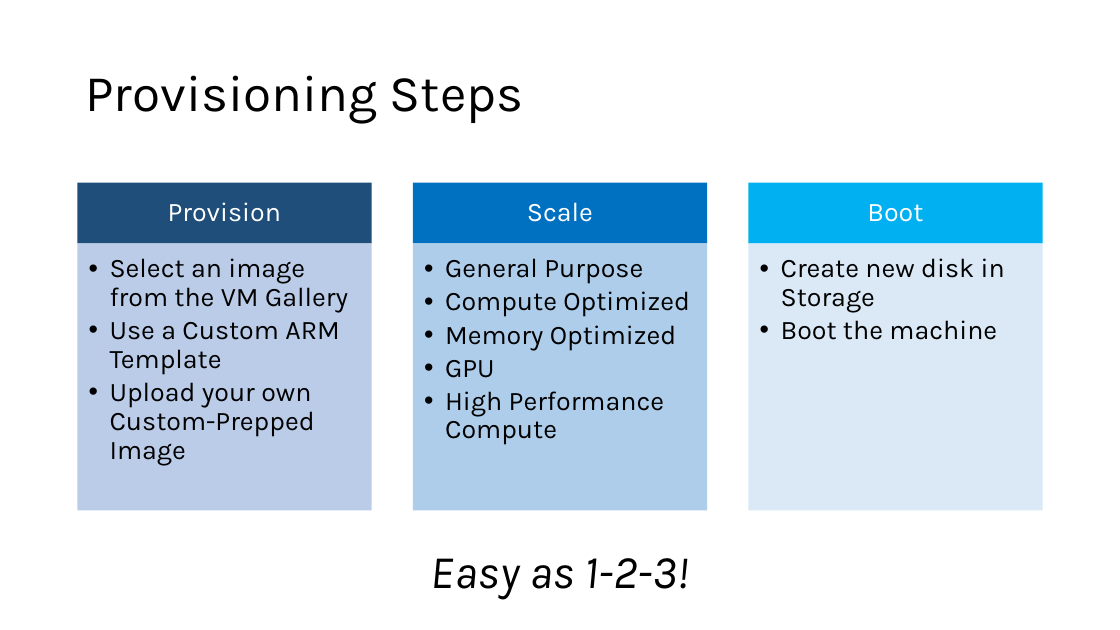
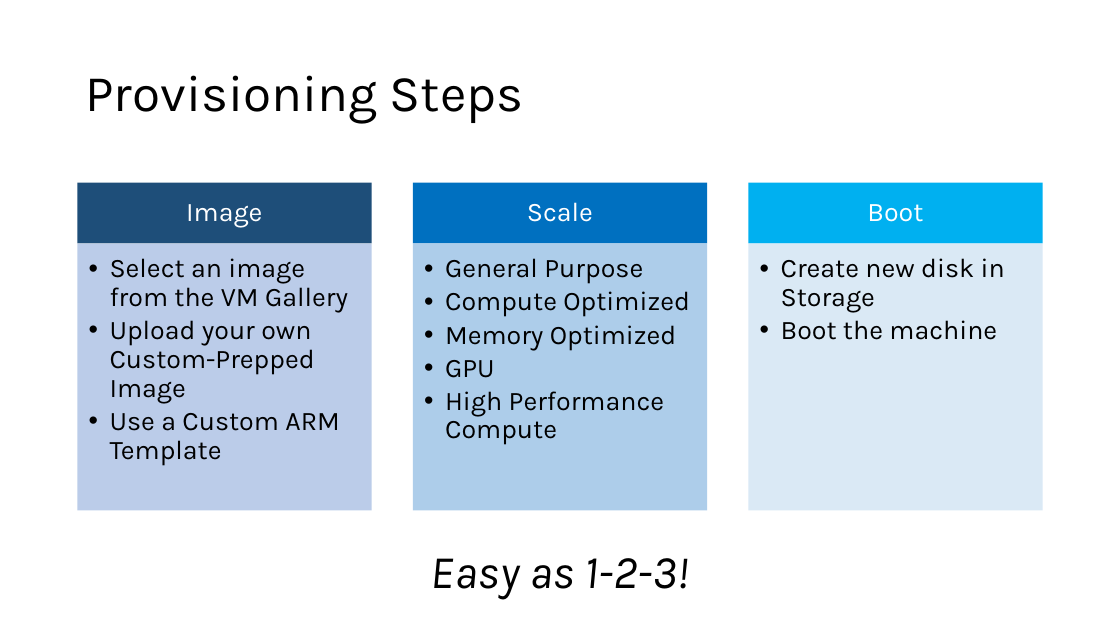
Before and after one commit to wi5nia/TechnicalCommunityContent, a slide deck: slide 5 of Cloud Computing/Azure IaaS/Session 1 - Introduction and Slides/Azure Virtual Machines.pptx. Drawn at 1120x630 pixels with LibreOffice and Linux fonts; fonts in the diff are those of the drawing. Boxes give left, top, right and bottom in pixels: in the first picture for what was removed or moved away, otherwise in the second. Text is boxed around its words. In the diff, an @@ line names an element or a change of style, - is before the commit and + after.

```diff
--- a/Cloud Computing/Azure IaaS/Session 1 - Introduction and Slides/Azure Virtual Machines.pptx
+++ b/Cloud Computing/Azure IaaS/Session 1 - Introduction and Slides/Azure Virtual Machines.pptx
@@ text at <box>186,204,262,228</box>: text changed @@
-Provision
+Image
@@ text at <box>110,258,348,466</box>: bullet •• to • @@
@@ text at <box>110,320,315,404</box>: paragraph added @@
+  • Upload your own Custom-Prepped Image
@@ text at <box>110,382,315,466</box>: paragraph removed @@
-  •• Upload your own Custom-Prepped Image
```
Also in this commit, not shown: 1 other slide changed, 1 other file.
